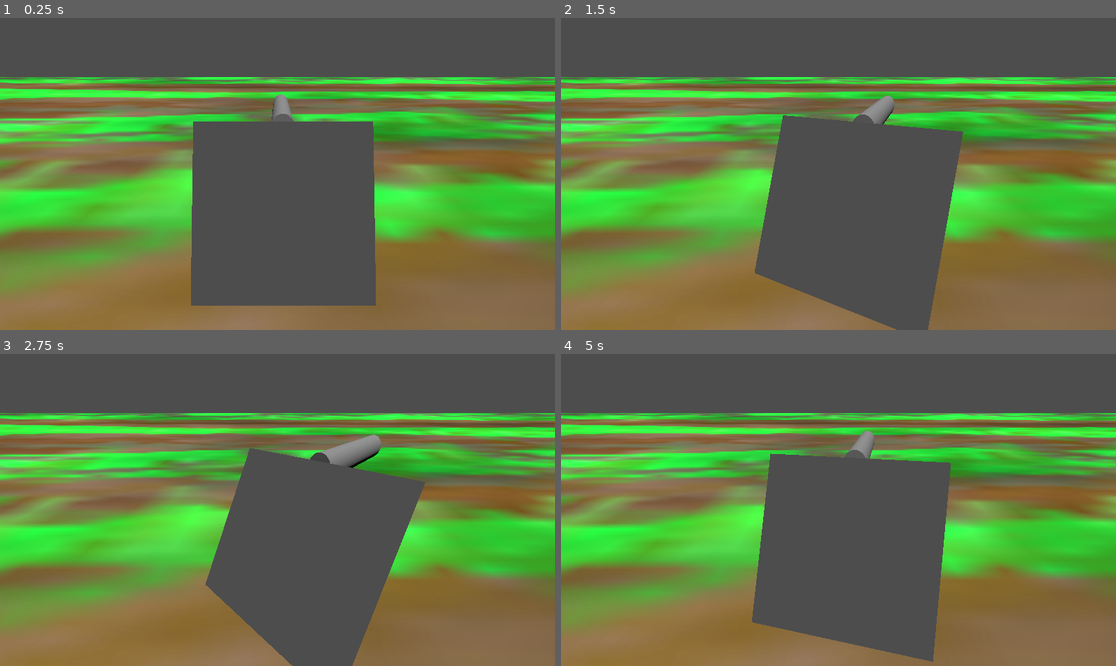
Above: before the commit, frames 1-4 (two rows, left to right).
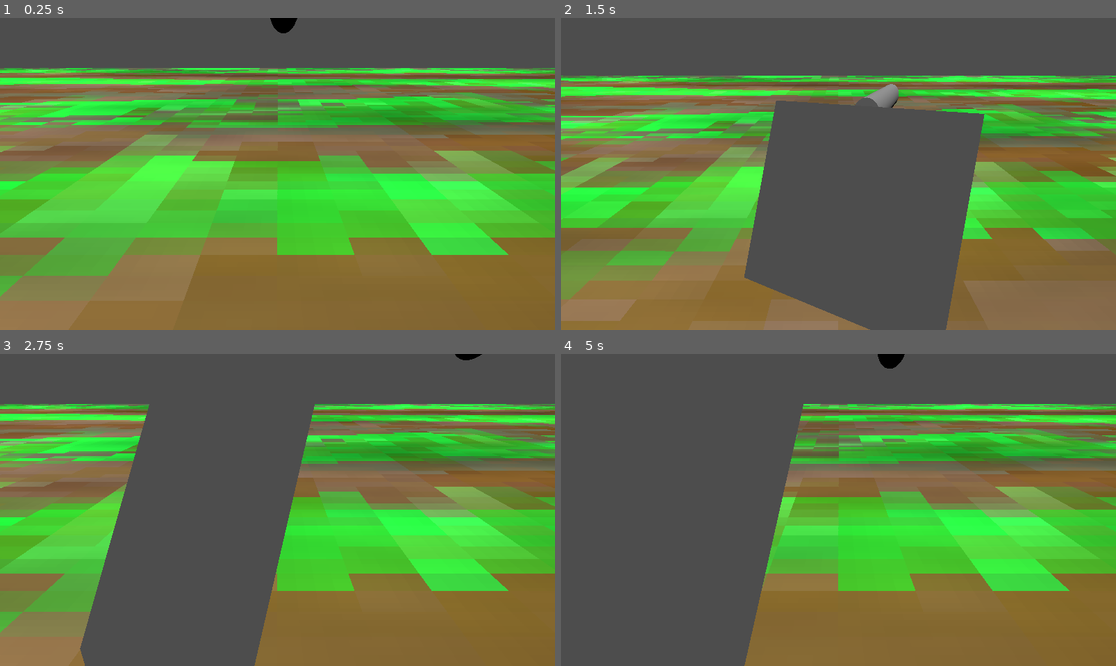
Above: after the commit, the same moments.

Repository: AustinLukeHeller/TOJam2024
Game: Godot game, scene res://scenes/OuterPinball.tscn
Two runs of this game, one before a commit and one after it. Both use one fixed random seed, a clock stepped at 60 frames per second and the inputs below.
Inputs:
- Up to frame 1 (0.25 s): no input
- Up to frame 2 (1.5 s): tap Enter at 0.5 s; hold D (Right) 0.53-1.28 s; hold 0 0.53-1.28 s; tap 1 at 0.8, 1.35 s; hold A (Left) from 1.28 s (still down)
- Up to frame 3 (2.75 s): tap 0 at 1.55 s; release A (Left) at 2.03 s; hold D (Right) from 2.03 s (still down); hold Space (Launch) from 2.03 s (still down); tap 1 at 2.3 s
- Up to frame 4 (5 s): release Space (Launch) at 2.78 s; tap 0 at 2.85, 4.35 s; release D (Right) at 3.53 s; hold 1 3.53-4.28 s; hold A (Left) from 3.53 s (still down)

The runs differ from the first frame. In frame 1, 58% of the frame differs, in the area x 0-100%, y 0-100%; in frame 2, 20%; in frame 3, 61%; in frame 4, 69%.

Commit message:
camera stuff more or less

Diff:
--- a/project.godot
+++ b/project.godot
@@ -37,3 +37,7 @@
 , Object(InputEventKey,"resource_local_to_scene":false,"resource_name":"","device":-1,"window_id":0,"alt_pressed":false,"shift_pressed":false,"ctrl_pressed":false,"meta_pressed":false,"pressed":false,"keycode":0,"physical_keycode":4194309,"key_label":0,"unicode":0,"echo":false,"script":null)
 ]
 }
+
+[rendering]
+
+textures/canvas_textures/default_texture_filter=0
--- a/scenes/OuterPinball.tscn
+++ b/scenes/OuterPinball.tscn
@@ -1,5 +1,6 @@
-[gd_scene load_steps=14 format=3 uid="uid://cd1g0fc670suc"]
+[gd_scene load_steps=15 format=3 uid="uid://cd1g0fc670suc"]
 
+[ext_resource type="Script" path="res://scripts/CameraControls.gd" id="1_2eqfg"]
 [ext_resource type="Script" path="res://scripts/Tank.gd" id="1_evj53"]
 [ext_resource type="Texture2D" uid="uid://cr0cwcfylcf05" path="res://textures/pinball_screen_texture.tres" id="1_x1yod"]
 [ext_resource type="PackedScene" uid="uid://qc8mond1ye32" path="res://scenes/InnerPinball.tscn" id="2_bqf6q"]
@@ -31,19 +32,28 @@
 detail_mask = SubResource("NoiseTexture2D_xro6k")
 detail_blend_mode = 1
 detail_albedo = ExtResource("4_5pmuc")
+texture_filter = 2
 
 [sub_resource type="BoxMesh" id="BoxMesh_nqb4f"]
 
 [node name="OuterPinball" type="Node3D"]
 
 [node name="Camera Points" type="Node3D" parent="."]
-transform = Transform3D(1, 0, 0, 0, 0.857194, 0.514993, 0, -0.514993, 0.857194, 0, 0, 0)
+transform = Transform3D(1, 0, 0, 0, 1, 0, 0, 0, 1, 0, 0, 0)
 
 [node name="Tank View" type="Node3D" parent="Camera Points"]
-transform = Transform3D(1, 0, 0, 0, 0.998771, -0.0495645, 0, 0.0495645, 0.998771, 0, 0.201913, 0.178575)
+transform = Transform3D(1, 0, 0, 0, 0.881303, 0.472551, 0, -0.472551, 0.881303, 0, 0.265, 0.049)
+
+[node name="Start View" type="Node3D" parent="Camera Points"]
+transform = Transform3D(1, 0, 0, 0, 0.881303, 0.472551, 0, -0.472551, 0.881303, 0, 0.133391, -0.115843)
 
 [node name="Camera3D" type="Camera3D" parent="."]
 transform = Transform3D(1, 0, 0, 0, 0.881666, 0.471874, 0, -0.471874, 0.881666, 0, 0.265043, 0.0490897)
+script = ExtResource("1_2eqfg")
+startCamPos = "../Camera Points/Start View"
+tankCamPos = "../Camera Points/Tank View"
+targetPos = "../Tank"
+moveSpeed = 0.2
 
 [node name="DirectionalLight3D" type="DirectionalLight3D" parent="."]
 transform = Transform3D(0.0781754, -0.984341, 0.157993, 0.352543, 0.175534, 0.919185, -0.932525, -0.0161583, 0.360745, 4.35084, 0, -0.512858)
--- /dev/null
+++ b/scripts/CameraControls.gd
@@ -0,0 +1,53 @@
+extends Camera3D
+
+#camera follows at its current offset the tank. offset can be changed from one node to another
+
+
+@export var startCamPos := "" # assign from editor
+@export var tankCamPos := "" # assign from editor
+@export var targetPos := "" # assign from editor
+@onready var startCamNode := get_node(startCamPos) as Node3D
+@onready var tankCamNode := get_node(tankCamPos) as Node3D
+@onready var targetNode := get_node(targetPos) as Node3D
+@export var moveSpeed: float
+var currentOffsetNode: Node3D
+var currentCameraPosition: Vector3
+var currentOffset: Vector3
+var moving: bool =false
+# Called when the node enters the scene tree for the first time.
+func _ready():
+	currentOffsetNode=startCamNode
+	position=currentOffsetNode.position
+	rotation = currentOffsetNode.rotation
+	currentCameraPosition = currentOffsetNode.position
+	currentOffset=currentCameraPosition - targetNode.position
+	pass # Replace with function body.
+
+func _switchOffsetNode(offsetNode: Node3D):
+	if(!moving):
+		print("yart")
+		currentOffsetNode=offsetNode
+		moving=true
+	pass
+func _followTarget():
+	position=targetNode.position+ currentOffset
+func _lerpToNewCamPos(delta):
+	position=Vector3(move_toward(position.x,currentOffsetNode.position.x,moveSpeed*delta),
+	move_toward(position.y,currentOffsetNode.position.y,moveSpeed*delta),
+	move_toward(position.z,currentOffsetNode.position.z,moveSpeed*delta))
+	currentCameraPosition = position
+	currentOffset=currentCameraPosition - targetNode.position
+
+	if(position==currentOffsetNode.position):
+		moving=false
+	pass
+# Called every frame. 'delta' is the elapsed time since the previous frame.
+func _process(delta):
+	if(Input.is_key_pressed(KEY_0)):
+		_switchOffsetNode(tankCamNode)
+	elif(Input.is_key_pressed(KEY_1)):
+		_switchOffsetNode((startCamNode))
+	_followTarget()
+	if(moving):
+		_lerpToNewCamPos(delta)
+	pass
--- a/scripts/Tank.gd
+++ b/scripts/Tank.gd
@@ -12,6 +12,7 @@
 
 # Called every frame. 'delta' is the elapsed time since the previous frame.
 func _process(delta):
+
 	if(Input.is_action_pressed("Left")):
 		velocity+=turnAccel*delta
 	elif(Input.is_action_pressed("Right")):
